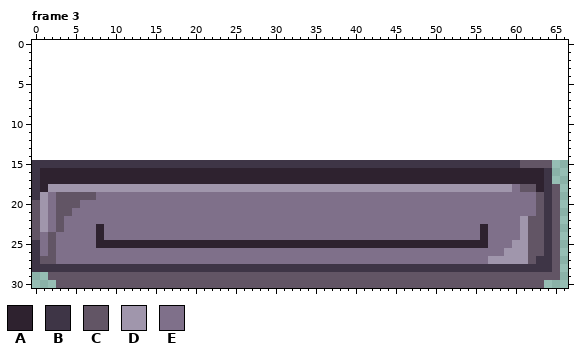
Two versions of one pixel-art file, games/Phaser-Snake-Game/public/assets/HowToCards/tutorial_SPACE.aseprite. Above, as it was before the edit.
67x16 pixels, 3 frames. Shown: frame 3. The old version is drawn lined up with the new one, on the new canvas. The commit also changed other frames, which this record leaves out.
Palette (. is transparent): A #2e222f  B #3e3546  C #625565  D #a096ac  E #7f708a
Pixels before, frame 3, first column x 0:
15 BBBBBBBBBBBBBBBBBBBBBBBBBBBBBBBBBBBBBBBBBBBBBBBBBBBBBBBBBBBBBCCCC.
16 BAAAAAAAAAAAAAAAAAAAAAAAAAAAAAAAAAAAAAAAAAAAAAAAAAAAAAAAAAAAAAAAB.
17 BAAAAAAAAAAAAAAAAAAAAAAAAAAAAAAAAAAAAAAAAAAAAAAAAAAAAAAAAAAAAAAAB.
18 BADDDDDDDDDDDDDDDDDDDDDDDDDDDDDDDDDDDDDDDDDDDDDDDDDDDDDDDDDDECCABC
19 BDECCCCCEEEEEEEEEEEEEEEEEEEEEEEEEEEEEEEEEEEEEEEEEEEEEEEEEEEEEEECBC
20 CDECCCEEEEEEEEEEEEEEEEEEEEEEEEEEEEEEEEEEEEEEEEEEEEEEEEEEEEEEEEECBC
21 CDECCEEEEEEEEEEEEEEEEEEEEEEEEEEEEEEEEEEEEEEEEEEEEEEEEEEEEEEEEEECBC
22 CDECEEEEEEEEEEEEEEEEEEEEEEEEEEEEEEEEEEEEEEEEEEEEEEEEEEEEEEEEEDCCBC
23 CDECEEEEAEEEEEEEEEEEEEEEEEEEEEEEEEEEEEEEEEEEEEEEEEEEEEEEAEEEEDCCBC
24 CECEEEEEAEEEEEEEEEEEEEEEEEEEEEEEEEEEEEEEEEEEEEEEEEEEEEEEAEEEEDCCBC
25 BECEEEEEAAAAAAAAAAAAAAAAAAAAAAAAAAAAAAAAAAAAAAAAAAAAAAAAAEEEDDCCBC
26 BECEEEEEEEEEEEEEEEEEEEEEEEEEEEEEEEEEEEEEEEEEEEEEEEEEEEEEEEEDDDCCBC
27 BCCEEEEEEEEEEEEEEEEEEEEEEEEEEEEEEEEEEEEEEEEEEEEEEEEEEEEEEDDDDDCBBC
28 BBBBBBBBBBBBBBBBBBBBBBBBBBBBBBBBBBBBBBBBBBBBBBBBBBBBBBBBBBBBBBBBBC
29 ..CCCCCCCCCCCCCCCCCCCCCCCCCCCCCCCCCCCCCCCCCCCCCCCCCCCCCCCCCCCCCCCC
30 ...CCCCCCCCCCCCCCCCCCCCCCCCCCCCCCCCCCCCCCCCCCCCCCCCCCCCCCCCCCCCC..
New version:
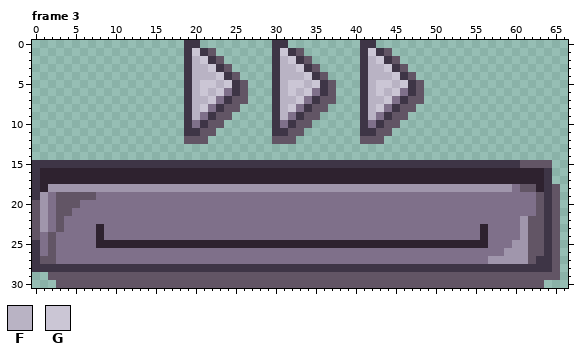
Colours new in this view: F #b9b3c4  G #cbc6d5
Changes in this commit:
canvas 67x16 -> 67x31, the old top-left corner now at 0,15
Frame 3:
y 0: x 19..20 .. -> BB; x 30..31 .. -> BB; x 41..42 .. -> BB
y 1: x 19..22 .... -> BGBC; x 30..33 .... -> BGBC; x 41..44 .... -> BGBC
y 2: x 19..23 ..... -> BFGBC; x 30..34 ..... -> BFGBC; x 41..45 ..... -> BFGBC
y 3: x 19..24 ...... -> BFFGBC; x 30..35 ...... -> BFFGBC; x 41..46 ...... -> BFFGBC
y 4: x 19..25 ....... -> BFFFGBC; x 30..36 ....... -> BFFFGBC; x 41..47 ....... -> BFFFGBC
y 5: x 19..26 ........ -> BFGGFGBC; x 30..37 ........ -> BFGGFGBC; x 41..48 ........ -> BFGGFGBC
y 6: x 19..26 ........ -> BFGFGEBC; x 30..37 ........ -> BFGFGEBC; x 41..48 ........ -> BFGFGEBC
y 7: x 19..26 ........ -> BFFGEBCC; x 30..37 ........ -> BFFGEBCC; x 41..48 ........ -> BFFGEBCC
y 8: x 19..25 ....... -> BFGEBCC; x 30..36 ....... -> BFGEBCC; x 41..47 ....... -> BFGEBCC
y 9: x 19..24 ...... -> BFEBCC; x 30..35 ...... -> BFEBCC; x 41..46 ...... -> BFEBCC
y 10: x 19..23 ..... -> BEBCC; x 30..34 ..... -> BEBCC; x 41..45 ..... -> BEBCC
y 11: x 19..22 .... -> BBCC; x 30..33 .... -> BBCC; x 41..44 .... -> BBCC
y 12: x 19..21 ... -> CCC; x 30..32 ... -> CCC; x 41..43 ... -> CCC
Changed places in both pictures, as pixel boxes (x1, y1, x2, y2):
added: (184, 40, 248, 144)
added: (272, 40, 424, 144)
